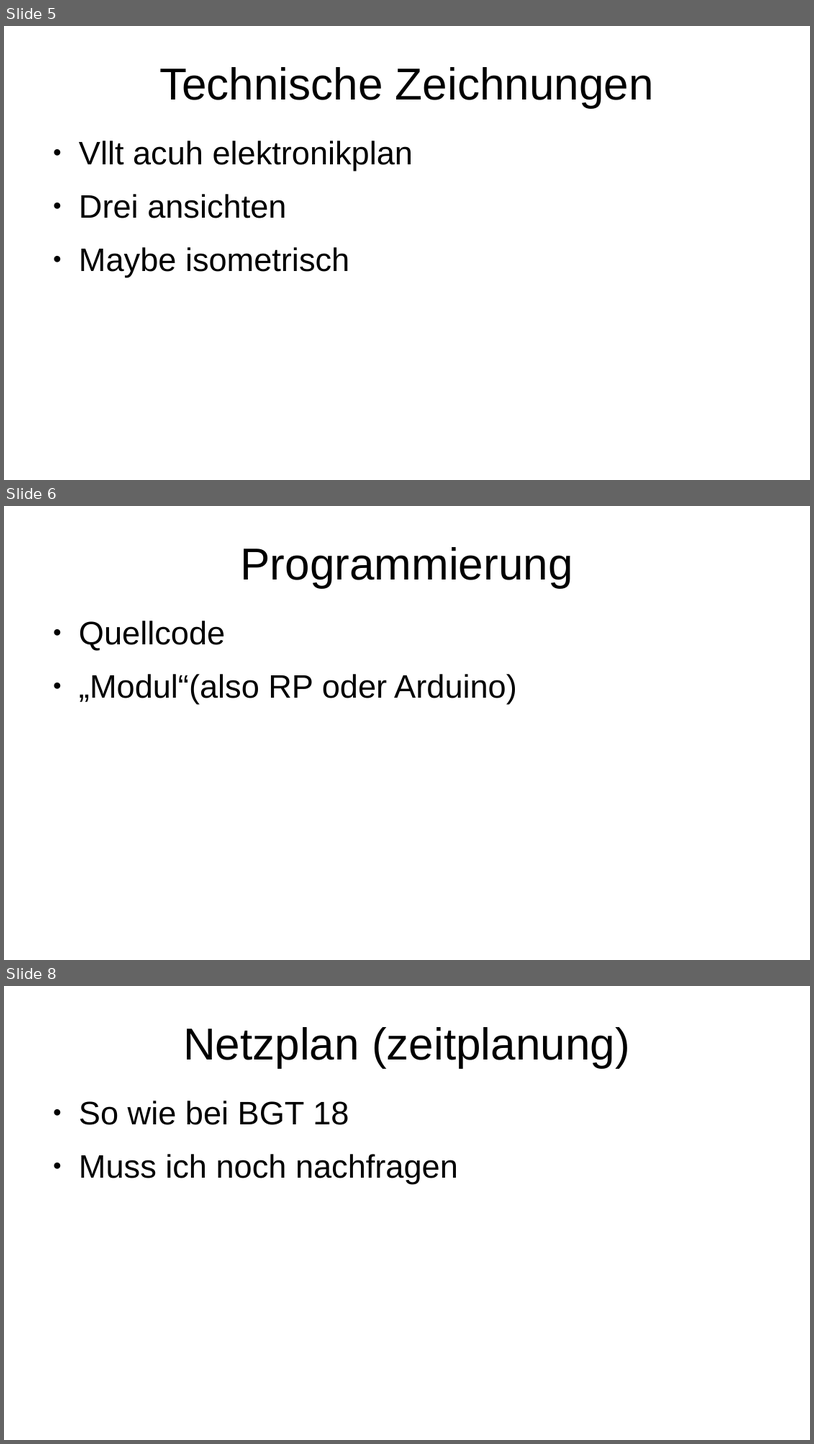
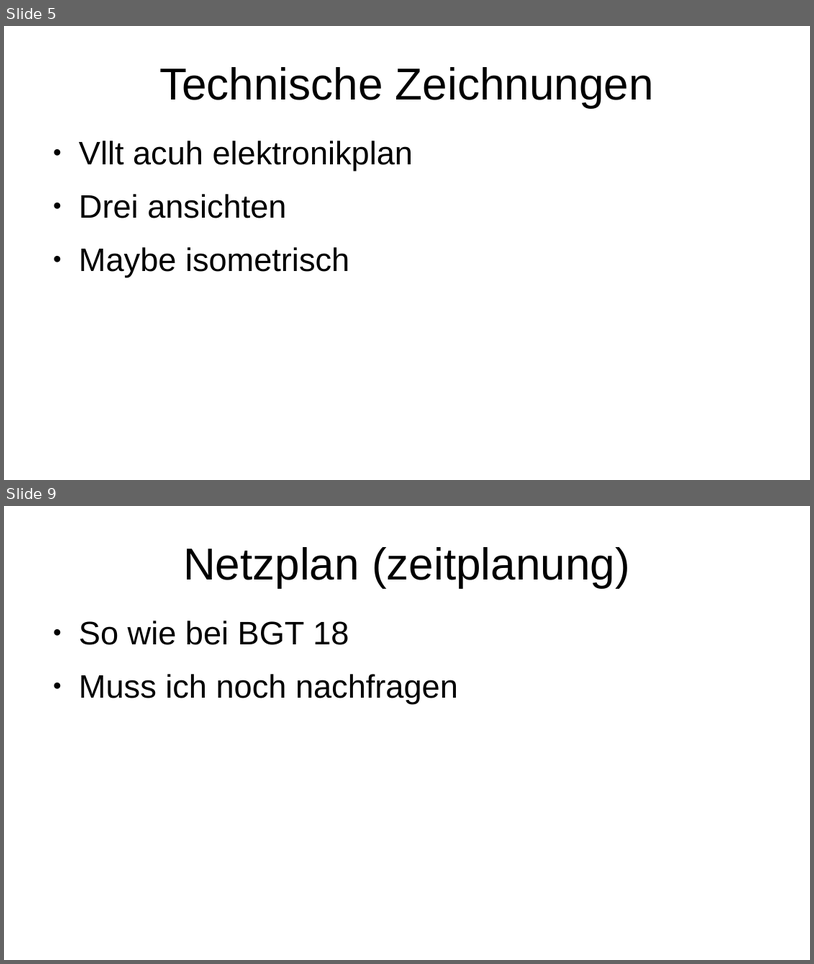
Before and after one commit to zauberwild/paamestia, a slide deck: doc/2020-12-16 Präsentation Projektvorhaben/Paamestia PPP.odp. Shown one above the other, each under a label of ours: slides 5, 6 and 8 before the commit, slides 5 and 9 after it; the slides between them are not shown. The pictures are 814x1444 and 814x964 pixels, drawn with LibreOffice and Linux fonts; fonts in the diff are those of the drawing. Boxes give left, top, right and bottom in pixels: in the first picture for what was removed or moved away, otherwise in the second. Text is boxed around its words. In the diff, an @@ line names an element or a change of style, - is before the commit and + after.

```diff
--- a/doc/2020-12-16 Präsentation Projektvorhaben/Paamestia PPP.odp
+++ b/doc/2020-12-16 Präsentation Projektvorhaben/Paamestia PPP.odp
@@ slide 6 removed at [4, 506, 810, 960], background #FFFFFF @@
@@ title removed at [241, 547, 574, 587] @@
-Programmierung
@@ text removed at [79, 620, 517, 704] @@
-● Quellcode
-● „Modul“(also RP oder Arduino)
@@ what was slide 8 is now slide 9 @@
```
Also in this commit, not shown: 6 slides added, 4 other slides removed.
